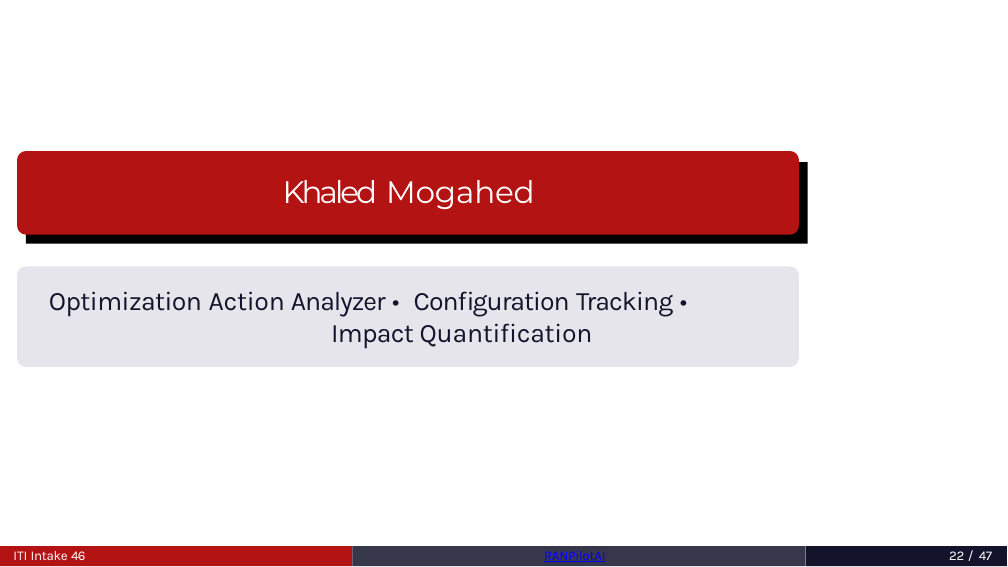
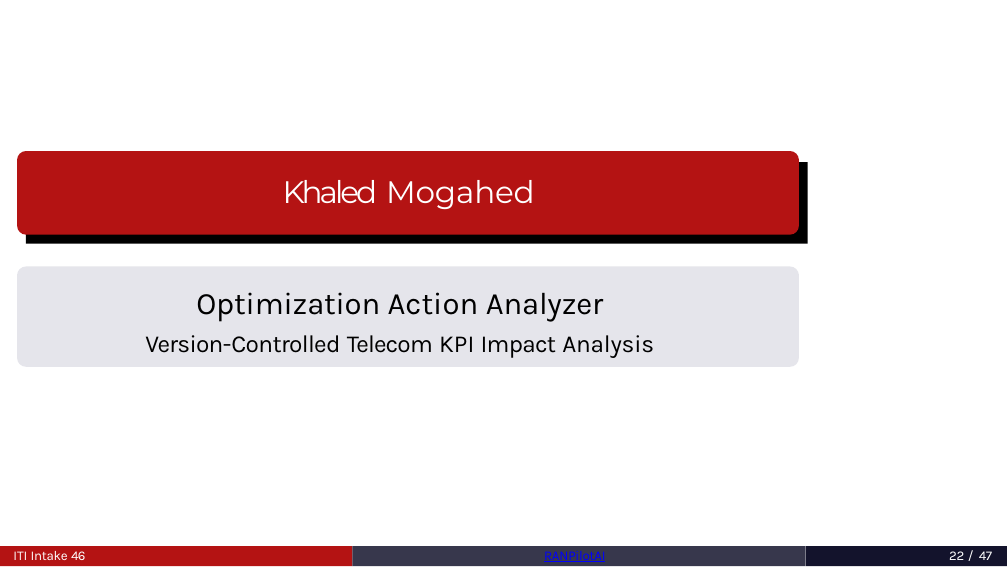
Before and after one commit to MahmoudAshrafYadem/ITI-Graduation_project, a slide deck: slide 22 of RANPilotAi_Graduation_Project_BOOK/presentation.pptx. Drawn at 1008x567 pixels with LibreOffice and Linux fonts; fonts in the diff are those of the drawing. Boxes give left, top, right and bottom in pixels: in the first picture for what was removed or moved away, otherwise in the second. Text is boxed around its words. In the diff, an @@ line names an element or a change of style, - is before the commit and + after.

Commit message:
presentation - adding  khaled section

```diff
--- a/RANPilotAi_Graduation_Project_BOOK/presentation.pptx
+++ b/RANPilotAi_Graduation_Project_BOOK/presentation.pptx
@@ text at <box>145,292,654,358</box>: text changed; size 12 to 11 pt; text colour #13132C to #000000 @@
-Optimization Action Analyzer • Configuration Tracking • Impact Quantification
+Optimization Action Analyzer
+Version-Controlled Telecom KPI Impact Analysis
```
Also in this commit, not shown: 1 other slide changed, 14 slides added, 6 slides removed.
